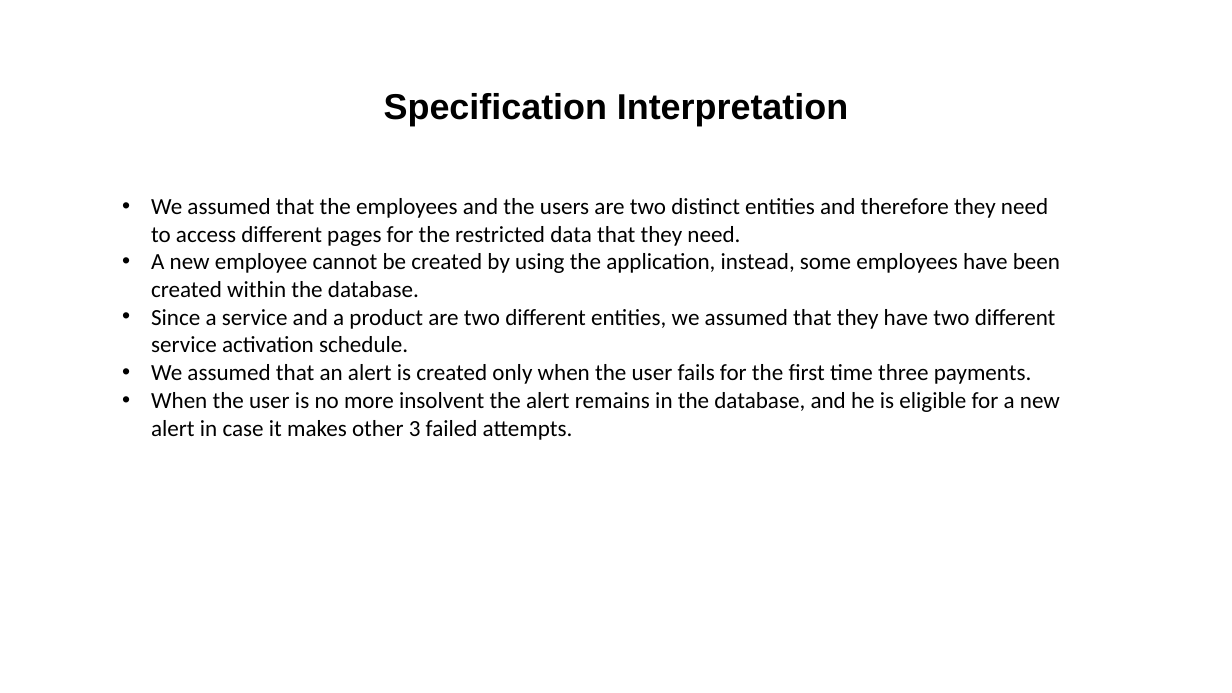
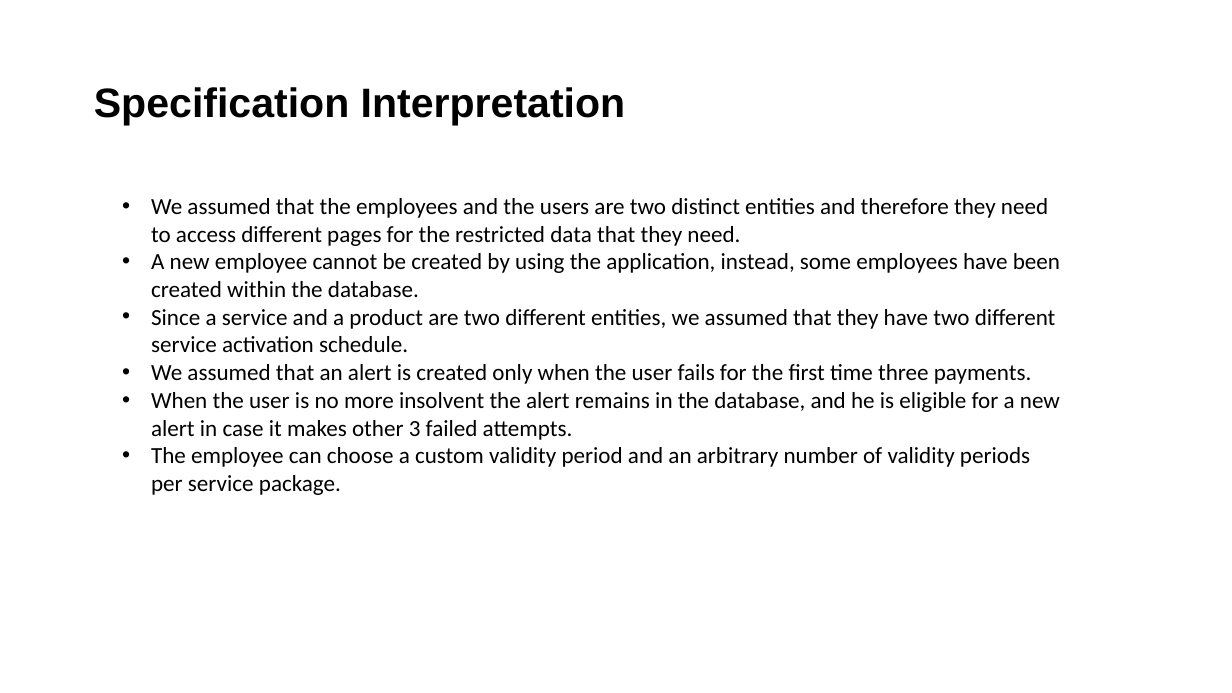
Before and after one commit to priscia99/databases-2-project, a slide deck: slide 3 of Deliverables/Report/Report.pptx. Drawn at 1232x693 pixels with LibreOffice and Linux fonts; fonts in the diff are those of the drawing. Boxes give left, top, right and bottom in pixels: in the first picture for what was removed or moved away, otherwise in the second. Text is boxed around its words. In the diff, an @@ line names an element or a change of style, - is before the commit and + after.

```diff
--- a/Deliverables/Report/Report.pptx
+++ b/Deliverables/Report/Report.pptx
@@ text "Specification Interpretation" at box(94, 87, 626, 125): size 28 to 32 pt; alignment centre to left; indent changed; line spacing 1.07 to 0.9 @@
@@ text at box(151, 447, 1030, 495): paragraph added @@
+• The employee can choose a custom validity period and an arbitrary number of validity periods per service package.
```
Also in this commit, not shown: 28 other slides changed, 6 other files.
